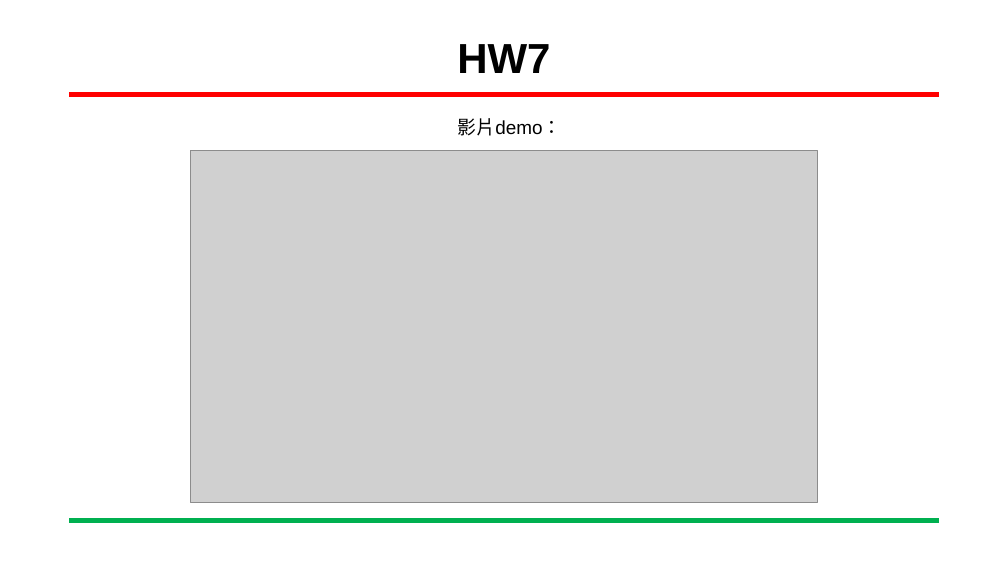
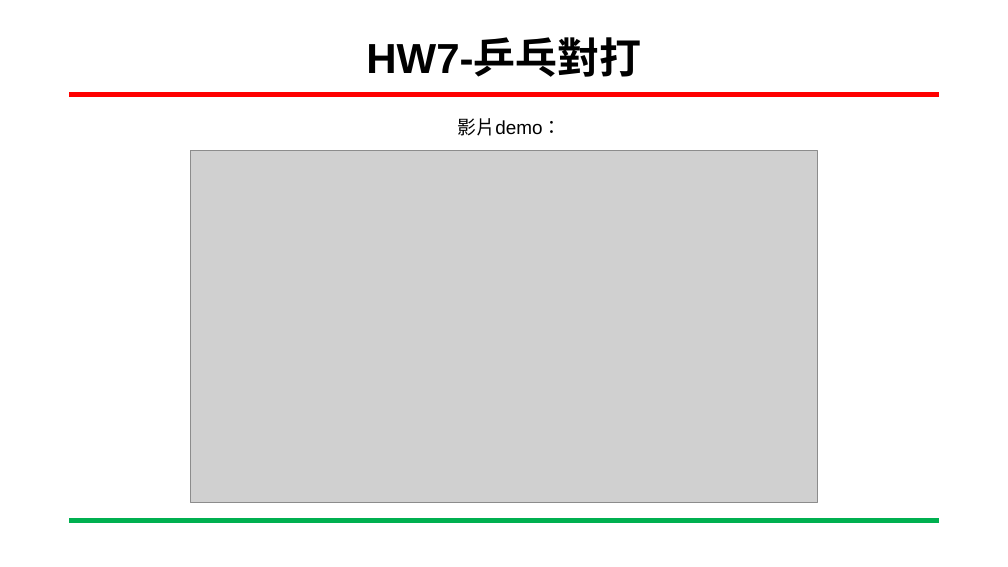
Before and after one commit to CCH147/FPGA_Course, a slide deck: slide 6 of HW7/HW7_pingpong_connect.pptx. Drawn at 1008x567 pixels with LibreOffice and Linux fonts; fonts in the diff are those of the drawing; grey boxes stand for pictures; background and template pictures are left out. Boxes give left, top, right and bottom in pixels: in the first picture for what was removed or moved away, otherwise in the second. Text is boxed around its words. In the diff, an @@ line names an element or a change of style, - is before the commit and + after.

```diff
--- a/HW7/HW7_pingpong_connect.pptx
+++ b/HW7/HW7_pingpong_connect.pptx
@@ title at box(366, 40, 641, 77): text changed @@
-HW7
+HW7-乒乓對打
```
Also in this commit, not shown: 5 other slides changed, 6 other files.
